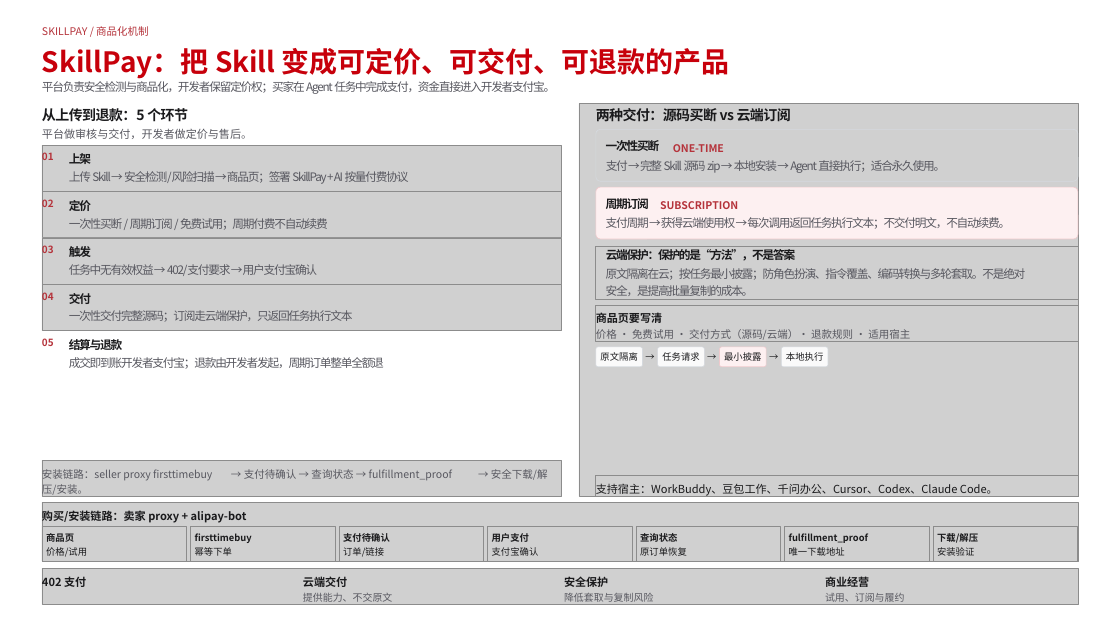
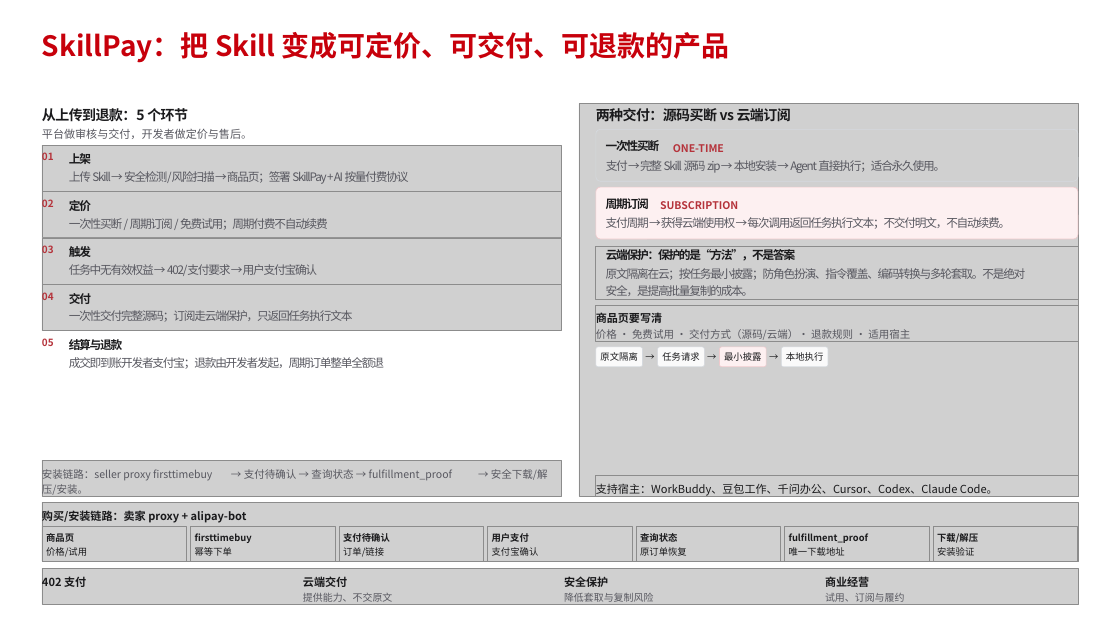
Before and after one commit to lzyu/skill-research-ppt, a slide deck: slide 16 of skill-final-v1.pptx. Drawn at 1120x630 pixels with LibreOffice and Linux fonts; fonts in the diff are those of the drawing; grey boxes stand for pictures. Boxes give left, top, right and bottom in pixels: in the first picture for what was removed or moved away, otherwise in the second. Text is boxed around its words. In the diff, an @@ line names an element or a change of style, - is before the commit and + after.

Commit message:
Refine Skill lifecycle page and Zhiguoyuan example

```diff
--- a/skill-final-v1.pptx
+++ b/skill-final-v1.pptx
@@ text "SkillPay：把 Skill 变成可定价、可交付、可退款的产品": place and size @@
-text "SkillPay：把 Skill 变成可定价、可交付、可退款的产品" at [42,48,730,79]
+text "SkillPay：把 Skill 变成可定价、可交付、可退款的产品" at [42,32,730,63]
@@ text removed at [42,26,149,36] @@
-SKILLPAY / 商品化机制
@@ text removed at [42,81,555,94] @@
-平台负责安全检测与商品化，开发者保留定价权；买家在 Agent 任务中完成支付，资金直接进入开发者支付宝。
```
Also in this commit, not shown: 18 other slides changed, 1 slide added, 1 slide removed, 5 other files.
